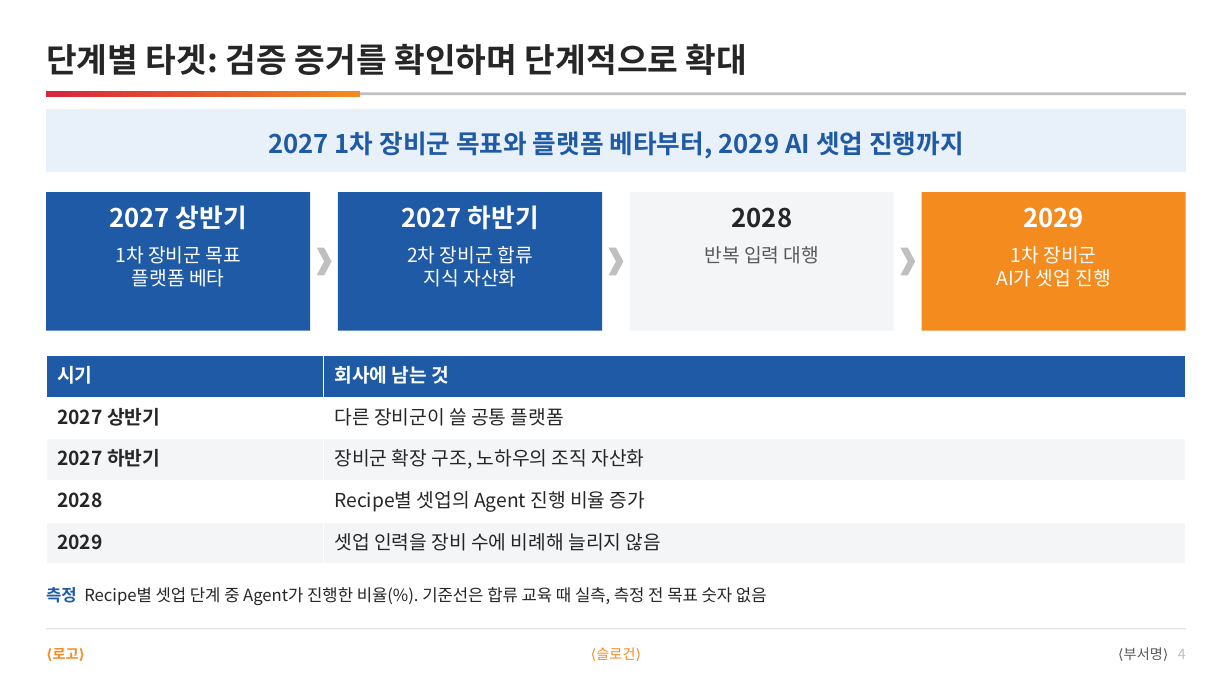
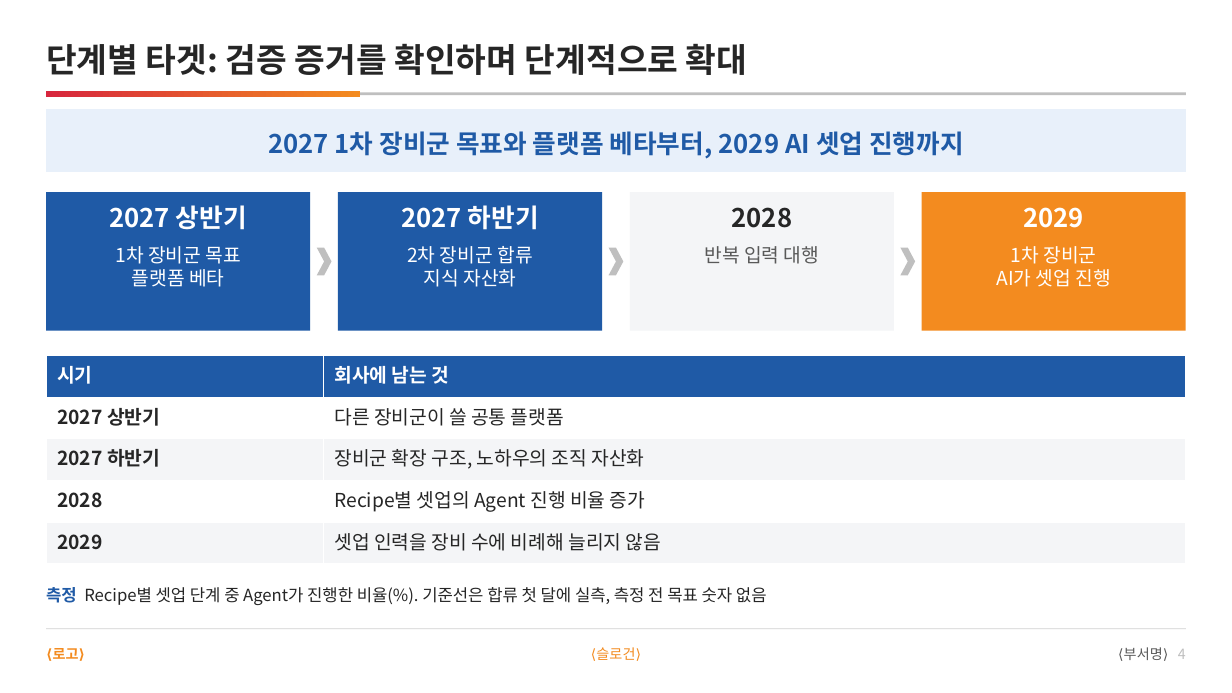
Before and after one commit to DarrenKoi/pm_notes, a slide deck: slide 4 of my-task/arc-tf/deliverables/arc-tf-exec-summary.pptx. Drawn at 1232x693 pixels with LibreOffice and Linux fonts; fonts in the diff are those of the drawing. Boxes give left, top, right and bottom in pixels: in the first picture for what was removed or moved away, otherwise in the second. Text is boxed around its words. In the diff, an @@ line names an element or a change of style, - is before the commit and + after.

```diff
--- a/my-task/arc-tf/deliverables/arc-tf-exec-summary.pptx
+++ b/my-task/arc-tf/deliverables/arc-tf-exec-summary.pptx
@@ text at bbox=[46, 587, 767, 605]: text changed @@
-측정 Recipe별 셋업 단계 중 Agent가 진행한 비율(%). 기준선은 합류 교육 때 실측, 측정 전 목표 숫자 없음
+측정 Recipe별 셋업 단계 중 Agent가 진행한 비율(%). 기준선은 합류 첫 달에 실측, 측정 전 목표 숫자 없음
```
Also in this commit, not shown: 2 other slides changed, 12 other files.
